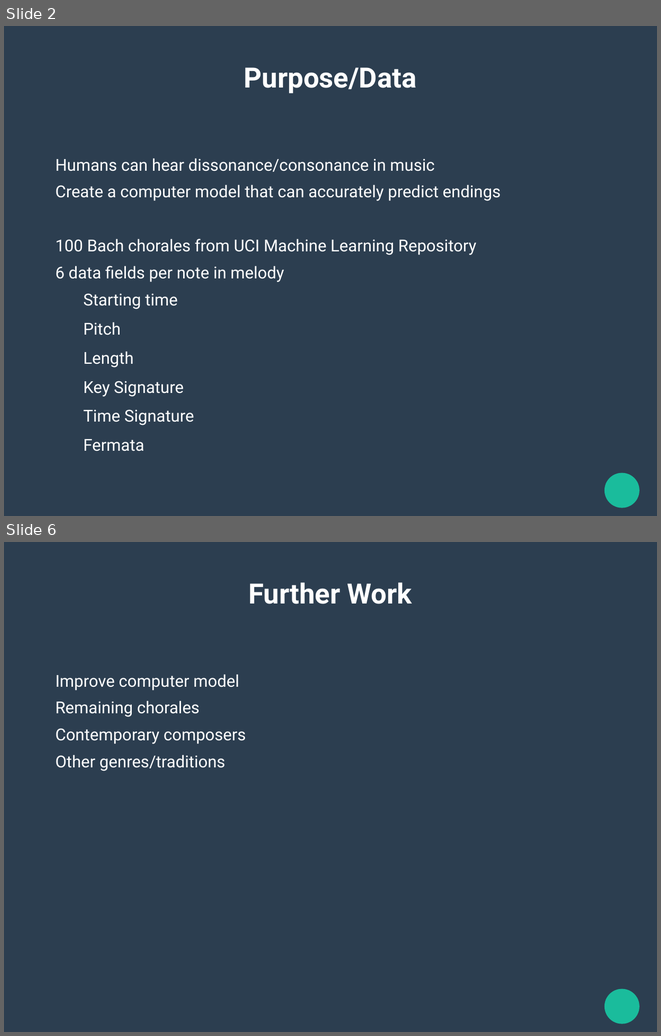
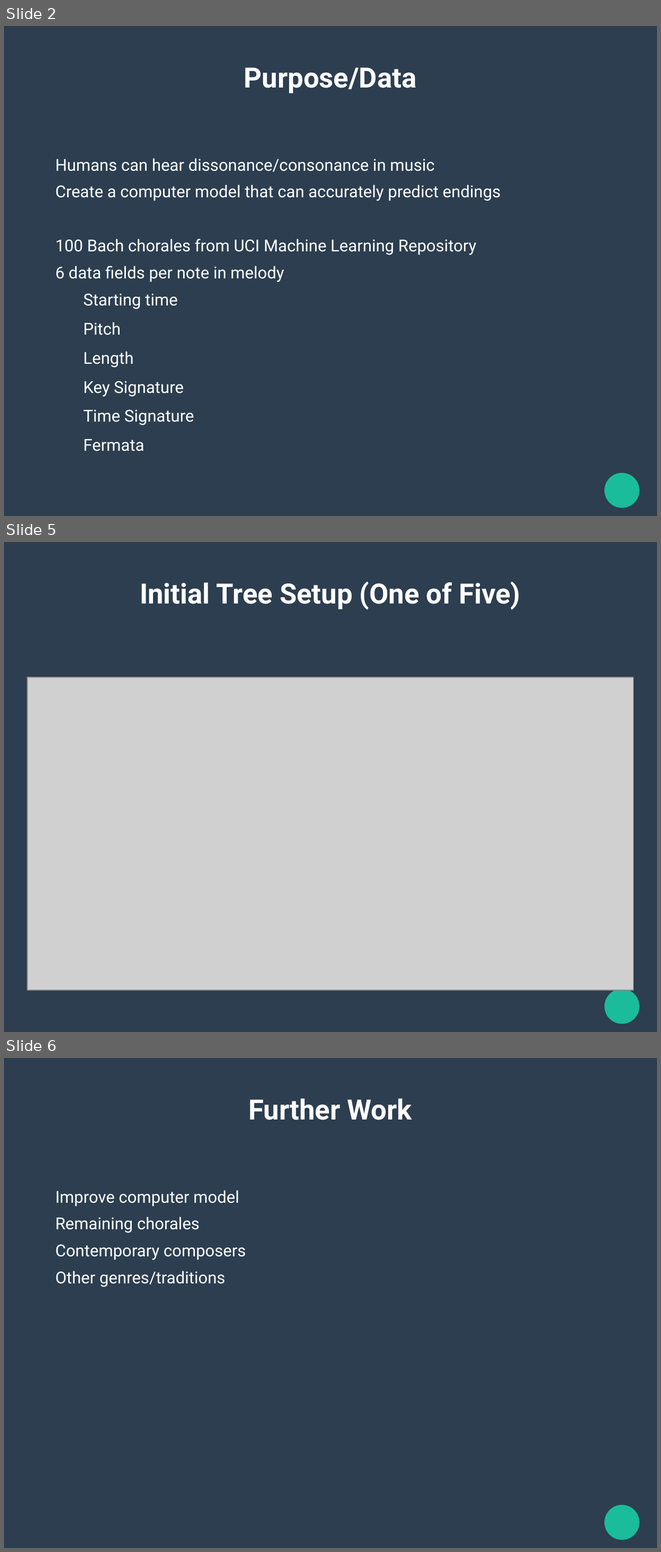
Before and after one commit to nczaban/MathJuniorIS, a slide deck: Presentation.odp. Shown one above the other, each under a label of ours: slides 2 and 6 before the commit, slides 2, 5 and 6 after it; the slides between them are not shown. The pictures are 661x1036 and 661x1552 pixels, drawn with LibreOffice and Linux fonts; fonts in the diff are those of the drawing; grey boxes stand for pictures. Boxes give left, top, right and bottom in pixels: in the first picture for what was removed or moved away, otherwise in the second. Text is boxed around its words. In the diff, an @@ line names an element or a change of style, - is before the commit and + after.

```diff
--- a/Presentation.odp
+++ b/Presentation.odp
@@ slide 5 added at bbox=[4, 542, 657, 1032], background #2C3E50; not listed: 2 template elements that a slide beside it also shows @@
@@ title added at bbox=[140, 581, 520, 610], 33.9 pt, text #FFFFFF, bold @@
+Initial Tree Setup (One of Five)
@@ picture added at bbox=[27, 677, 634, 990] @@
```
Also in this commit, not shown: 2 slides changed, 1 slide removed, 1 other file.
